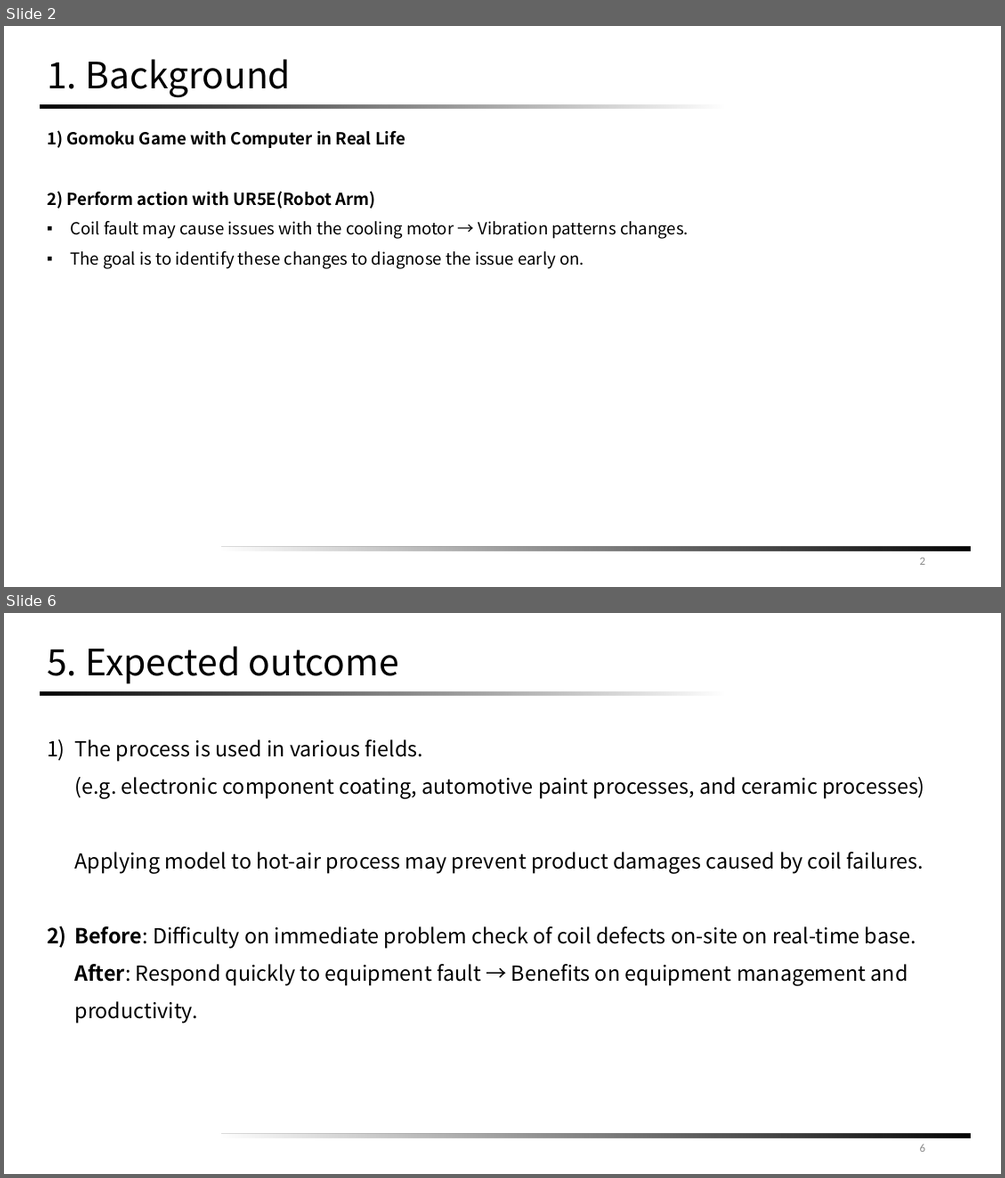
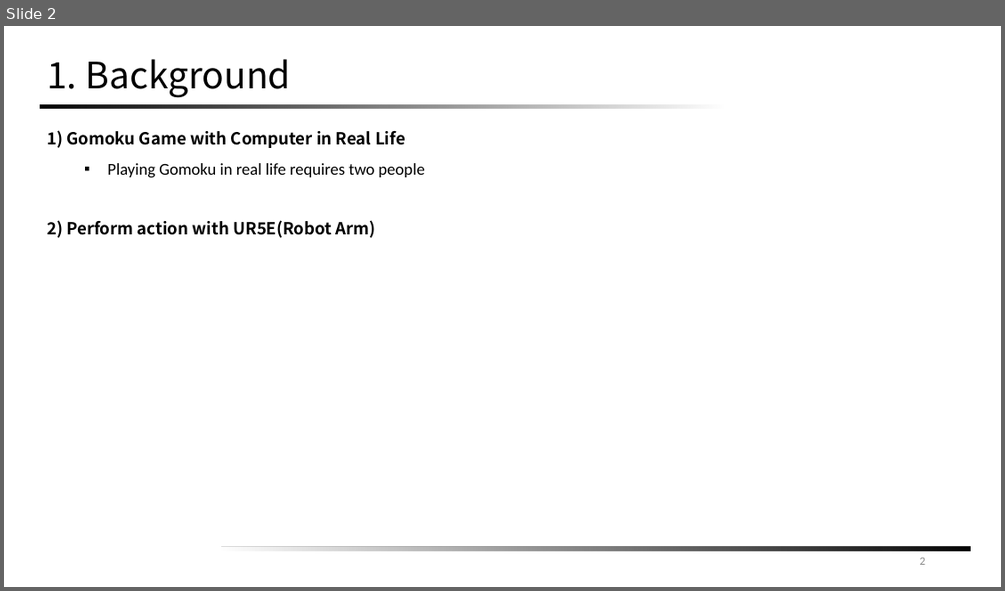
Before and after one commit to Kwak-Jin/IAIA, a slide deck: Project/Robot Automation/[IAIA]Collaborative Robot Project Proposal(241108).pptx. Shown one above the other, each under a label of ours: slides 2 and 6 before the commit, slide 2 after it; the slides between them are not shown. The pictures are 1005x1178 and 1005x591 pixels, drawn with LibreOffice and Linux fonts; fonts in the diff are those of the drawing. Boxes give left, top, right and bottom in pixels: in the first picture for what was removed or moved away, otherwise in the second. Text is boxed around its words. In the diff, an @@ line names an element or a change of style, - is before the commit and + after.

```diff
--- a/Project/Robot Automation/[IAIA]Collaborative Robot Project Proposal(241108).pptx
+++ b/Project/Robot Automation/[IAIA]Collaborative Robot Project Proposal(241108).pptx
@@ slide 6 removed at (4, 613, 1001, 1174), background #FFFFFF; not listed: 2 template elements that a slide beside it also shows @@
@@ title removed at (47, 646, 399, 684) @@
-5. Expected outcome
@@ text removed at (75, 739, 924, 986) @@
-1) The process is used in various fields.
-   (e.g. electronic component coating, automotive paint processes, and ceramic processes)
-   Applying model to hot-air process may prevent product damages caused by coil failures.
-2) Before: Difficulty on immediate problem check of coil defects on-site on real-time base.
-   After: Respond quickly to equipment fault → Benefits on equipment management and productivity.
@@ page number removed at (920, 1143, 925, 1151) @@
-6
@@ slide 2 changed as well @@
@@ text at (107, 163, 425, 178): paragraph added @@
+  ▪ Playing Gomoku in real life requires two people
@@ text at (70, 221, 688, 269): paragraphs removed @@
-▪ Coil fault may cause issues with the cooling motor → Vibration patterns changes.
-▪ The goal is to identify these changes to diagnose the issue early on.
```
Also in this commit, not shown: 2 other slides changed, 3 slides added, 5 other slides removed, 10 other files.
